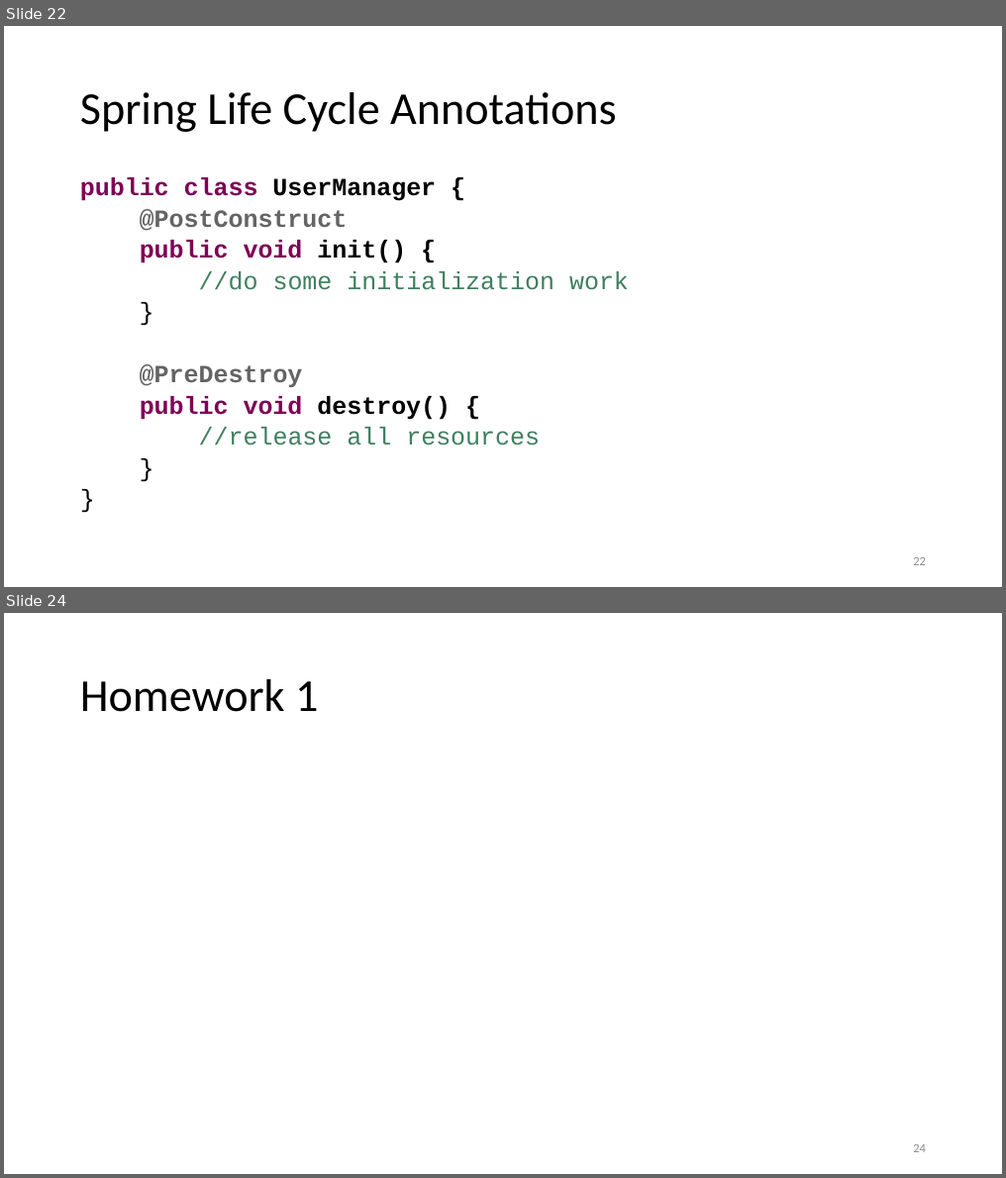
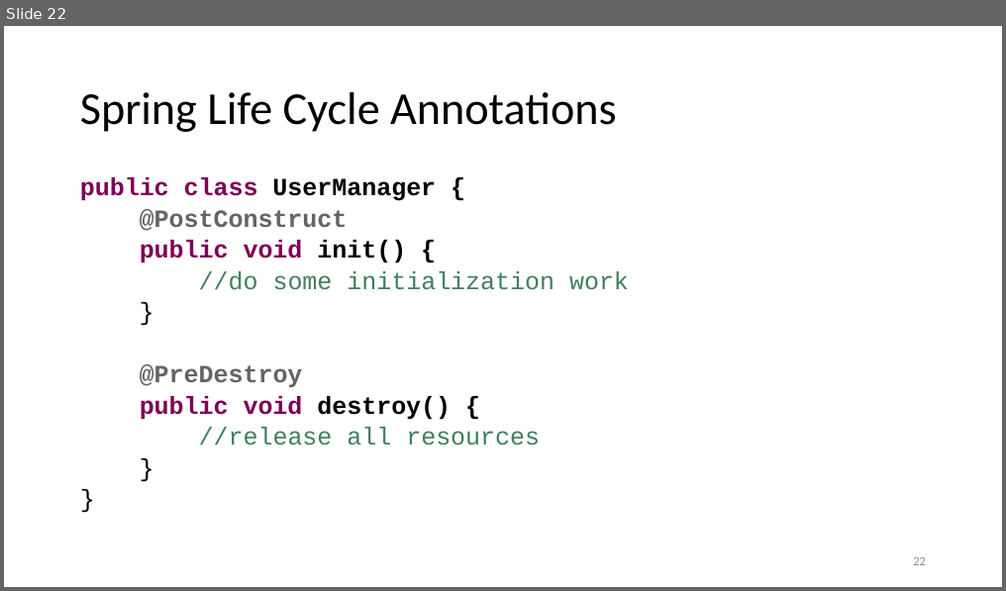
Before and after one commit to brahinets/GeekHub-J4W-8, a slide deck: Lectures/Lesson 15 - Spring Framework.pptx. Shown one above the other, each under a label of ours: slides 22 and 24 before the commit, slide 22 after it; the slides between them are not shown. The pictures are 1006x1178 and 1006x591 pixels, drawn with LibreOffice and Linux fonts; fonts in the diff are those of the drawing. Boxes give left, top, right and bottom in pixels: in the first picture for what was removed or moved away, otherwise in the second. Text is boxed around its words. In the diff, an @@ line names an element or a change of style, - is before the commit and + after.

```diff
--- a/Lectures/Lesson 15 - Spring Framework.pptx
+++ b/Lectures/Lesson 15 - Spring Framework.pptx
@@ slide 24 removed at (x1=4, y1=613, x2=1002, y2=1174), background #FFFFFF @@
@@ title removed at (x1=80, y1=679, x2=318, y2=712) @@
-Homework 1
@@ page number removed at (x1=913, y1=1145, x2=926, y2=1153) @@
-24
```
Also in this commit, not shown: 8 slides changed, 1 slide added.
